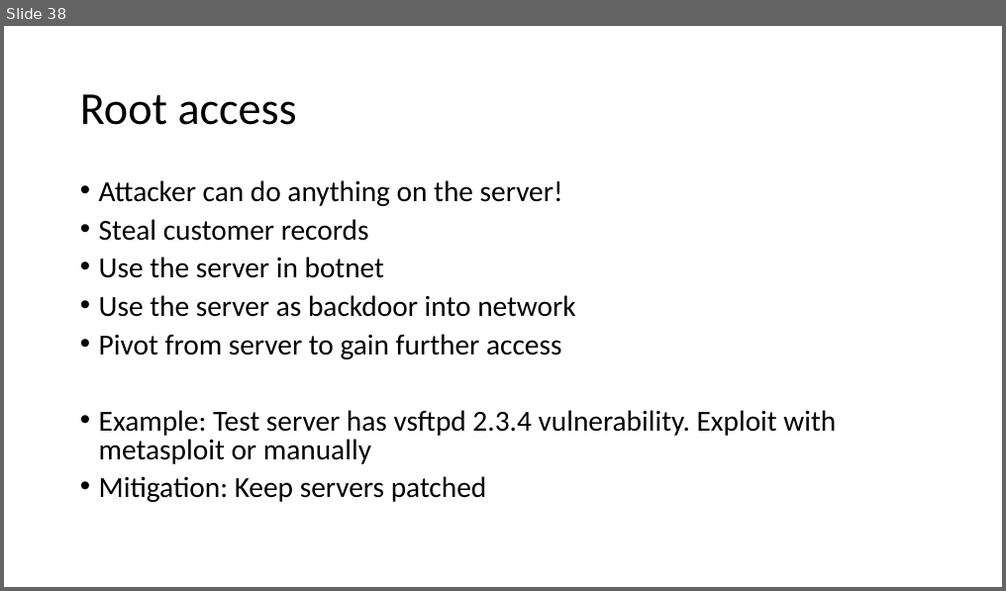
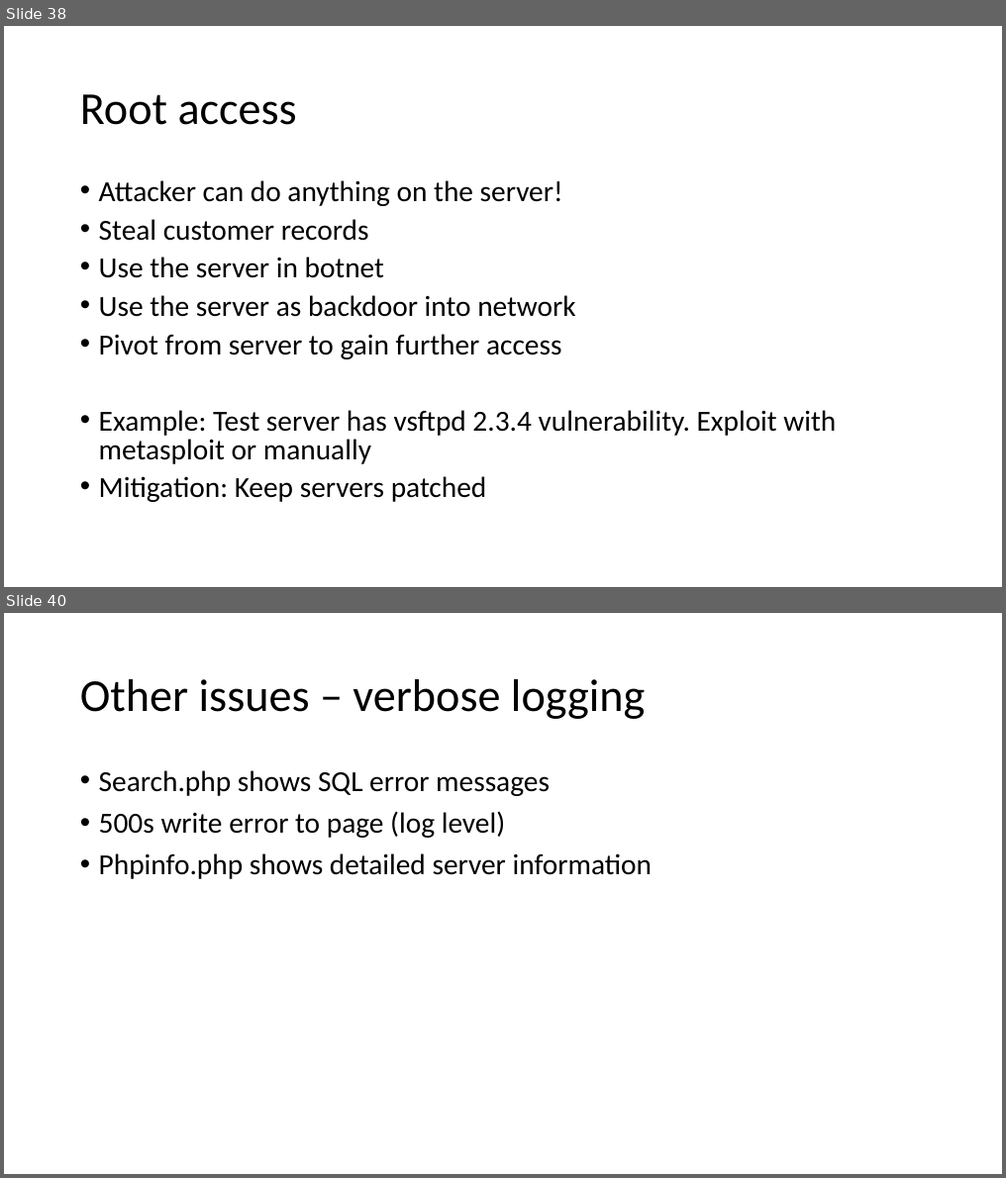
Before and after one commit to koga73/security-test, a slide deck: documents/Ethical_Hacking_101.pptx. Shown one above the other, each under a label of ours: slide 38 before the commit, slides 38 and 40 after it; the slides between them are not shown. The pictures are 1006x591 and 1006x1178 pixels, drawn with LibreOffice and Linux fonts; fonts in the diff are those of the drawing. Boxes give left, top, right and bottom in pixels: in the first picture for what was removed or moved away, otherwise in the second. Text is boxed around its words. In the diff, an @@ line names an element or a change of style, - is before the commit and + after.

```diff
--- a/documents/Ethical_Hacking_101.pptx
+++ b/documents/Ethical_Hacking_101.pptx
@@ slide 40 added at [4, 613, 1002, 1174], background #FFFFFF @@
@@ title added at [80, 679, 645, 719], 44 pt, text #000000 @@
+Other issues – verbose logging
@@ text added at [99, 770, 652, 879], 28 pt, text #000000 @@
+• Search.php shows SQL error messages
+• 500s write error to page (log level)
+• Phpinfo.php shows detailed server information
```
Also in this commit, not shown: 1 slide changed, 1 other slide added.
